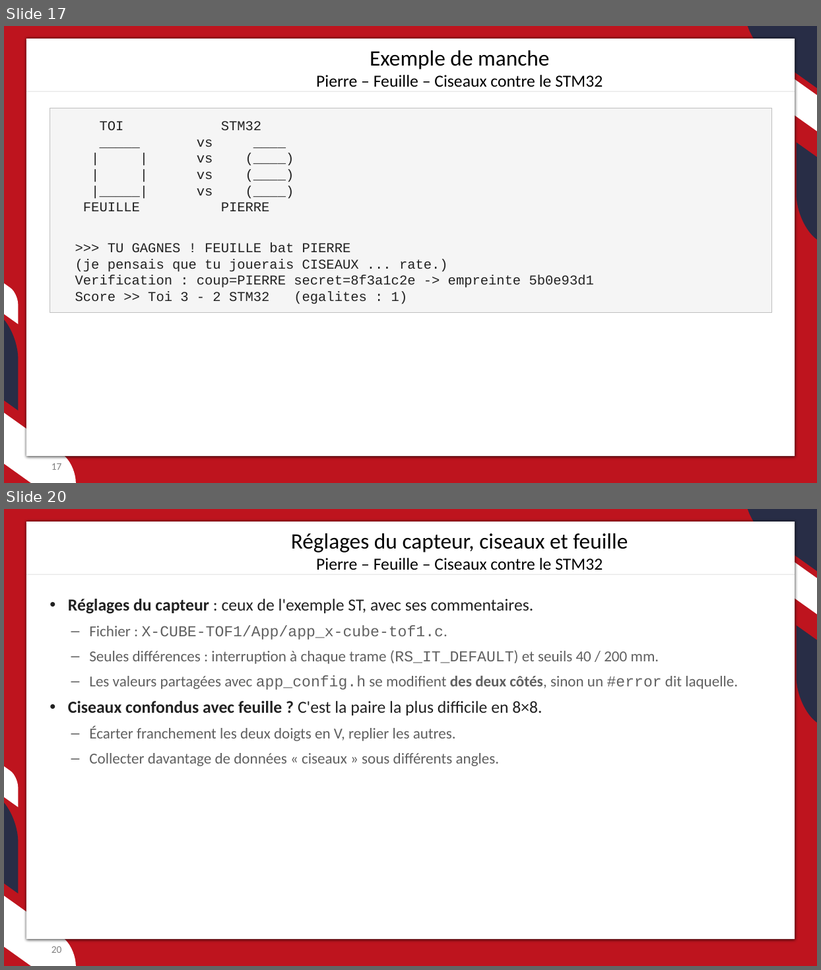
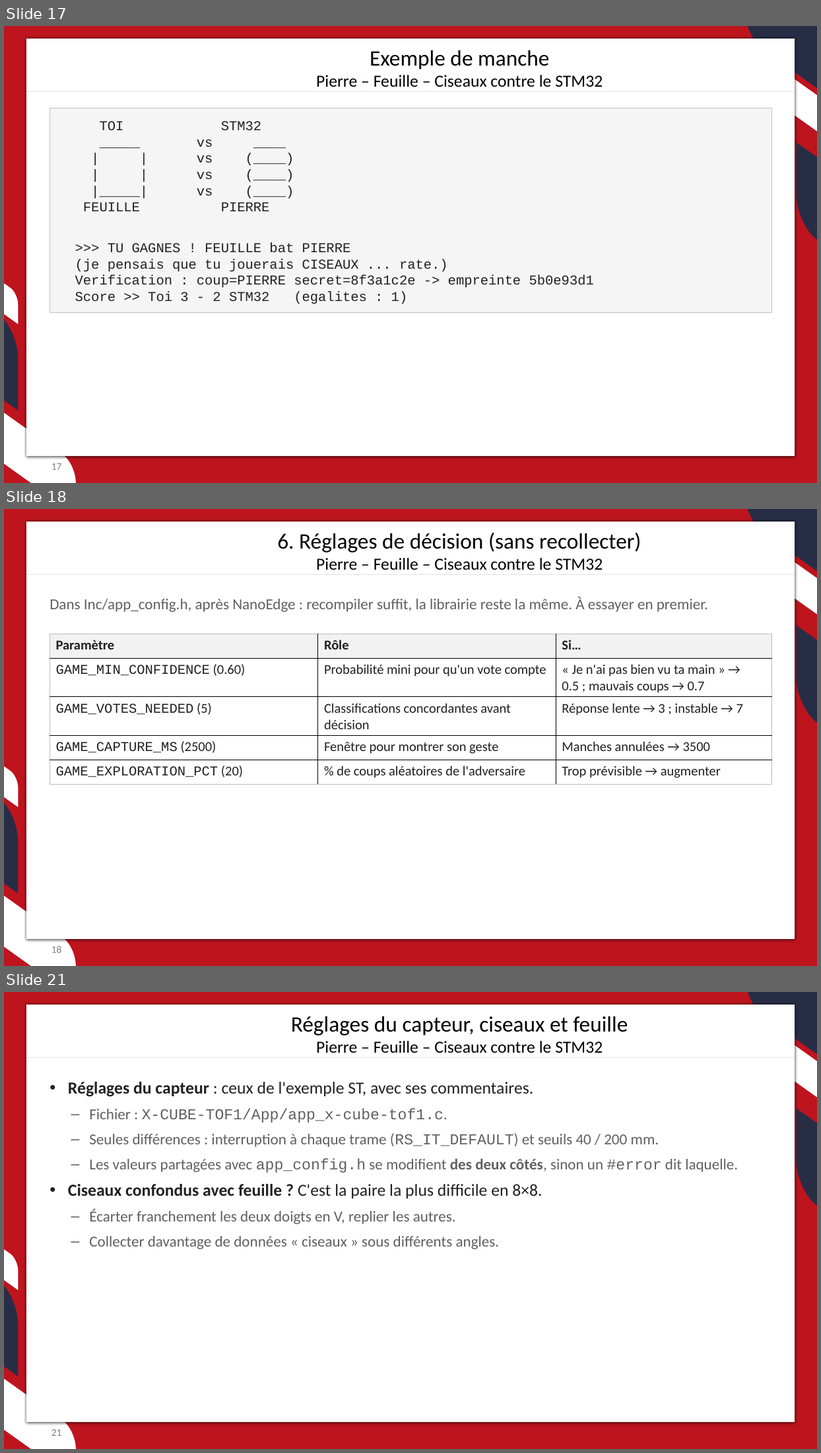
Before and after one commit to JC-Toussaint/ST_Phelma_Hackathon, a slide deck: pierre_feuille_ciseaux/pierre_feuille_ciseaux.pptx. Shown one above the other, each under a label of ours: slides 17 and 20 before the commit, slides 17, 18 and 21 after it; the slides between them are not shown. The pictures are 821x970 and 821x1453 pixels, drawn with LibreOffice and Linux fonts; fonts in the diff are those of the drawing; background and template pictures are left out. Boxes give left, top, right and bottom in pixels: in the first picture for what was removed or moved away, otherwise in the second. Text is boxed around its words. In the diff, an @@ line names an element or a change of style, - is before the commit and + after.

```diff
--- a/pierre_feuille_ciseaux/pierre_feuille_ciseaux.pptx
+++ b/pierre_feuille_ciseaux/pierre_feuille_ciseaux.pptx
@@ slide 18 added at bbox=[4, 509, 817, 966], background #FFFFFF; not listed: 8 template elements that a slide beside it also shows @@
@@ text added at bbox=[277, 532, 641, 570], 26 pt, text #000000 @@
+6. Réglages de décision (sans recollecter)
+Pierre – Feuille – Ciseaux contre le STM32
@@ line added from (26, 574) to (795, 574), #BFBFBF 0.5 pt @@
@@ text added at bbox=[50, 596, 708, 612], 18 pt, text #606060 @@
+Dans Inc/app_config.h, après NanoEdge : recompiler suffit, la librairie reste la même. À essayer en premier.
@@ table added at bbox=[50, 634, 772, 781], 5 rows, 3 columns @@
+Paramètre | Rôle | Si…
+GAME_MIN_CONFIDENCE (0.60) | Probabilité mini pour qu'un vote compte | « Je n'ai pas bien vu ta main » → 0.5 ; mauvais coups → 0.7
+GAME_VOTES_NEEDED (5) | Classifications concordantes avant décision | Réponse lente → 3 ; instable → 7
+GAME_CAPTURE_MS (2500) | Fenêtre pour montrer son geste | Manches annulées → 3500
+GAME_EXPLORATION_PCT (20) | % de coups aléatoires de l'adversaire | Trop prévisible → augmenter
@@ page number added at bbox=[52, 946, 62, 953], 12 pt, text #808080 @@
+18
@@ what was slide 20 is now slide 21 @@
@@ page number at bbox=[52, 1430, 62, 1436]: text changed @@
-20
+21
```
Also in this commit, not shown: 1 slide changed, 1 other slide added, 1 slide removed, 3 other files.
